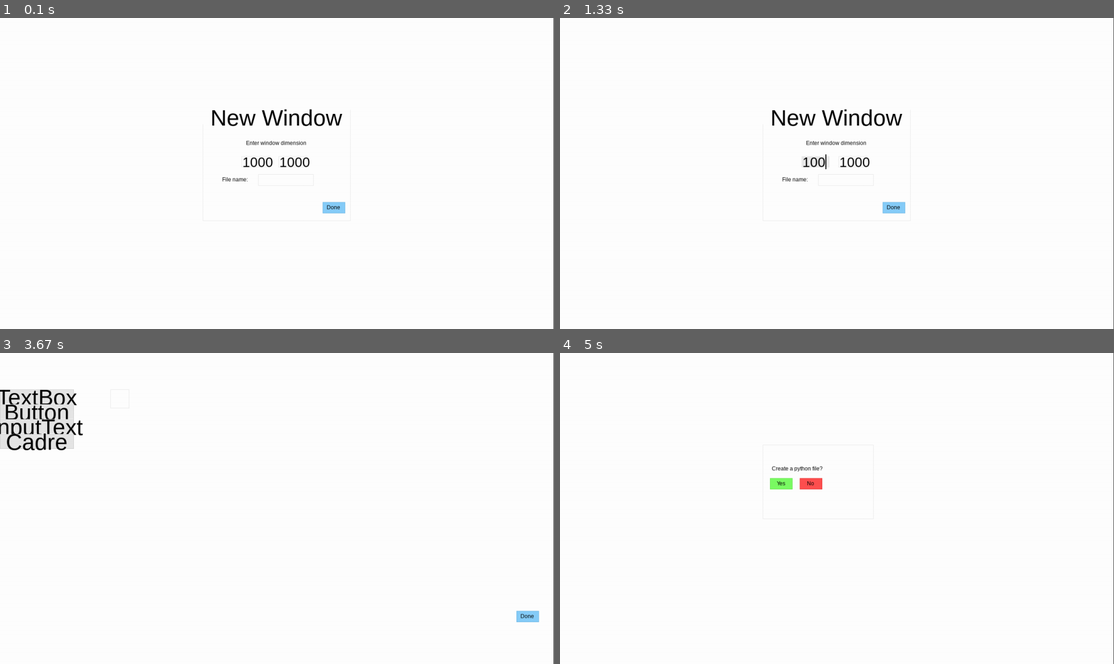
Above: before the commit, frames 1-4 (two rows, left to right).
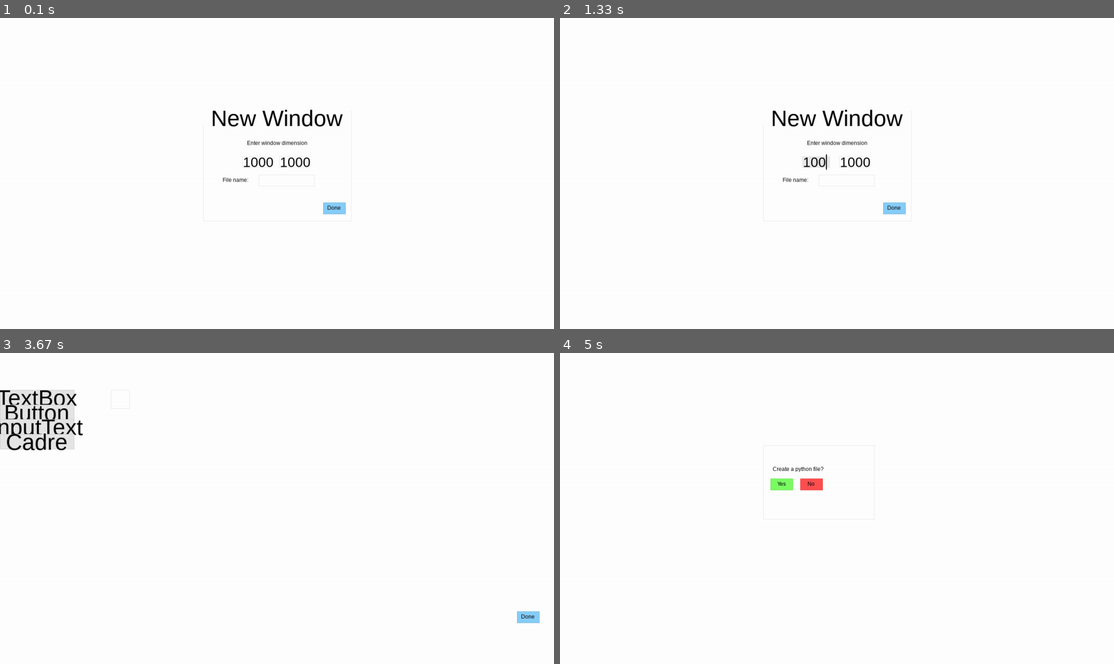
Above: after the commit, the same moments.

Repository: Plouc314/PygameGUI
Game: pygame game, started from main.py
Same seed, same stepped clock (60 frames per second), same inputs: the game is played once before the commit and once after it.
Inputs:
- Up to frame 1 (0.1 s): no input
- Up to frame 2 (1.33 s): click "1000" at 0.38 s; hold A 0.67-1.2 s; tap B at 1.23 s
- Up to frame 3 (3.67 s): hold Shift 1.57-1.97 s; hold A 1.57-1.97 s; click "1000" at 2.05 s; tap C at 2.33 s; tap E at 2.67 s; click "New Window" at 3.05 s; click "Done" at 3.38 s
- Up to frame 4 (5 s): click "Done" at 3.72 s
In our replay, the window is 899x506 before the commit and 900x506 after it. These sizes can differ from the game's own. Grey fills any space a smaller window leaves; there, only what the larger window draws over its background counts as a difference.

The runs differ from the first frame. In frame 1, 0.8% of the frame differs, in the area x 38-63%, y 29-64%; in frame 2, 0.8%; in frame 3, 0.4%; in frame 4, 0.2%.

Commit message:
Add rotation - custom screen font color

Diff:
--- a/interface.py
+++ b/interface.py
@@ -1,5 +1,5 @@
 '''
-Interface is an extension to the pygame module, it is written to create GUI while still using raw pygame beside.
+Interface is an extension of the pygame module, it is written to create GUI while still using raw pygame beside.
 The main features are: static object Interface, Form, TextBox, Button, InputText & Cadre
 '''
 
@@ -95,7 +95,7 @@
         '''Scaled dimension of the window'''
         return self.scale(self.WINDOW)
 
-    def scale(self, x, factor = None, floating_point=5):
+    def scale(self, x, factor = None, fp=None):
 
         if factor:
             f = factor
@@ -105,26 +105,26 @@
         if type(x) == list or type(x) == tuple:
             x = list(x)
             for i in range(len(x)):
-                x[i] = round(x[i]*f, floating_point)
-        else:
-            x = round(x*f, floating_point)
+                x[i] = round(x[i]*f, fp)
+        else:
+            x = round(x*f, fp)
         return x
 
-    def inv_scale(self, x, floating_point=5):
+    def inv_scale(self, x, fp=5):
         '''
         Inverse the scale of the number: scale -> unscale ( note: unscale -> ?!@#@ )
 
         Arguments:
-            - floating_point : floating point of the unscaled number (to keep precision)
+            - fp : floating point of the unscaled number (to keep precision)
 
         '''
         f = 1/self.f
         if type(x) == list or type(x) == tuple:
             x = list(x)
             for i in range(len(x)):
-                x[i] = round(x[i]*f, floating_point)
-        else:
-            x = round(x*f, floating_point)
+                x[i] = round(x[i]*f, fp)
+        else:
+            x = round(x*f, fp)
         return x
 
     def E(self, x, *, integer=True, fp=5):
@@ -186,11 +186,11 @@
     MARGE_TEXT = 5
     rs_marge_text = 5
     dim_object = None
-    def __init__(self, dim, pos, color=C.WHITE, *, rescale=True, scale_pos=True, scale_dim=True, surface=None, surf_font_color=None):
+    def __init__(self, dim, pos, color=C.WHITE, *, rescale=True, scale_pos=True, scale_dim=True, center=False, surface=None, surf_font_color=None):
 
         self.set_dim_attr(dim, scale=scale_dim, update_surf=False)
 
-        self.set_pos_attr(pos, scale=scale_pos)
+        self.set_pos(pos, scale=scale_pos, center=center)
 
         self.COLOR = color
 
@@ -218,9 +218,10 @@
             if not surface:
                 # by default: create a uni-colored surface
                 self.surf['type'] = 'default'
-                self.surf['original'] = None
-                self.surf['main'] = pygame.Surface(rl(self.dim))
+                self.surf['original'] = pygame.Surface(rl(self.dim), pygame.SRCALPHA)
+                self.surf['main'] = pygame.Surface(rl(self.dim), pygame.SRCALPHA)
                 self.surf['main'].fill(self.COLOR)
+                self.surf['original'].fill(self.COLOR)
             else:
                 # if custom surface: keep a original surf to rescale properly
                 self.surf['type'] = 'custom'
@@ -244,15 +245,47 @@
                 print(warning_msg + "surf_font argument must be a tuple (color)")
                 self.surf['font'] = None # reset font
 
+    def rotate(self, angle: int, *, rotate_font=True):
+        '''
+        Rotate the surface of a given angle (degree)
+
+        Args: rotate_font: if a font as been specified, if it has to be rotated
+        '''
+        if angle == 0:
+            return # potential more efficient
+
+        new_main = pygame.transform.scale(self.surf['original'], rl(self.dim))
+
+        # get none rotated center
+        x1, y1 = new_main.get_rect().center
+
+        # rotate surf
+        self.surf['main'] = pygame.transform.rotate(new_main, angle)
+
+        # get rotated center
+        x2, y2 = self.surf['main'].get_rect().center
+
+        # get deviation between the twos centers
+        dx = x2 - x1
+        dy = y2 - y1
+
+        # adjust position to patch deviation
+        self.set_pos([self.pos[0] - dx, self.pos[1] - dy])
+
+        if self.surf['font'] and rotate_font:
+            self.surf['font'] = pygame.transform.rotate(pygame.Surface(rl(self.dim), pygame.SRCALPHA), angle)
+            self.surf['font'].fill(self.surf['font color'])
+
     def set_dim_attr(self, dim, *, scale=False, update_original=True, update_surf=True):
+        dim = list(dim)
         if scale:
             self.dim = self.dim_object.scale(dim)
             if update_original:
-                self.ORI_DIM = list(dim)
+                self.unscaled_dim = list(dim)
         else:
             self.dim = list(dim)
             if update_original:
-                self.ORI_DIM = self.dim_object.inv_scale(dim)
+                self.unscaled_dim = self.dim_object.inv_scale(dim)
 
         if update_surf:
             self.rescale_surf()
@@ -261,11 +294,11 @@
         if scale:
             self.pos = self.dim_object.scale(pos)
             if update_original:
-                self.ORI_POS = list(pos)
+                self.unscaled_pos = list(pos)
         else:
             self.pos = list(pos)
             if update_original:
-                self.ORI_POS = self.dim_object.inv_scale(pos)
+                self.unscaled_pos = self.dim_object.inv_scale(pos)
 
     def set_color(self, color: tuple, *, marge=False):
         '''
@@ -355,6 +388,10 @@
         self.BOTTOMLEFT = rl(self.pos[0], self.pos[1]+self.dim[1])
         self.BOTTOMRIGHT = rl(self.pos[0]+self.dim[0],self.pos[1]+self.dim[1])
 
+    @property
+    def center(self):
+        return [round(self.TOPLEFT[0] + self.dim[0]/2), round(self.TOPLEFT[1] + self.dim[1]/2)]
+
     def rescale_surf(self):
         '''Rescale the surf attribute to the current dimension'''
 
@@ -376,14 +413,14 @@
             - center : if true, the form will be centered on the new pos, else the new pos is the top left of the obj
             - scale : if the position needs to be rescaled to the current window's dimension
         '''
+        pos = list(pos)
         if not center:
             self.set_pos_attr(pos, scale=scale)
             self.set_corners()
         else:
             if scale:
                 pos = self.dim_object.scale(pos)
-            else:
-                pos = list(pos)
+
             top_left = [int(pos[0]-self.dim[0]/2), int(pos[1]-self.dim[1]/2)]
             self.set_pos_attr(top_left)
             self.set_corners()
@@ -402,7 +439,7 @@
         self.set_corners()
 
 class Cadre(Form):
-    def __init__(self, dim, pos, color=C.WHITE, *, set_transparent=False, scale_dim=True, scale_pos=True):
+    def __init__(self, dim, pos, color=C.WHITE, *, set_transparent=False, rescale=True, scale_dim=True, scale_pos=True):
 
         super().__init__(dim, pos, color, scale_dim=scale_dim, scale_pos=scale_pos)
 
@@ -726,7 +763,7 @@
     resize_objects = [] # must have a on_resize(self, factor) method
 
     @classmethod
-    def setup(cls, dim: (int, int), win_title: str, FPS=30):
+    def setup(cls, dim: (int, int), win_title: str, *, FPS=30, font_color=C.WHITE):
         '''
         Arguments:
             dim: default window dimension, used to set other object's dimension
@@ -734,6 +771,7 @@
 
         # create dimension
         cls.dim = Dimension(dim, 1)
+        cls.font_color = font_color
 
         # create screen in full screen dimension: resize to specified dim
 
@@ -741,7 +779,7 @@
         fullscreen_dim = rl(cls.dim.scale((infoObject.current_w, infoObject.current_h), factor=.96))
 
         cls.screen = pygame.display.set_mode(fullscreen_dim, HWSURFACE|DOUBLEBUF|RESIZABLE)
-        cls.screen.fill(C.WHITE)
+        cls.screen.fill(cls.font_color)
         pygame.display.set_caption(win_title)
 
         cls.FPS = FPS
@@ -754,8 +792,8 @@
         Form.dim_object = cls.dim # set dimension to rescale pos, dim in Font.__init__
         Font.interface = cls # must be set this way as Interface is declared after Font
 
-        cls.x_padding = Form((0,0),(0,0),C.WHITE, rescale=False)
-        cls.y_padding = Form((0,0),(0,0),C.WHITE, rescale=False)
+        cls.x_padding = Form((0,0),(0,0),cls.font_color, rescale=False)
+        cls.y_padding = Form((0,0),(0,0),cls.font_color, rescale=False)
 
         # rescale window to correct dim
         cls.rescale(fullscreen_dim)
@@ -812,7 +850,7 @@
 
         # resize every objects
         for gui_obj in cls.gui_objects:
-            gui_obj.set_dim_pos(gui_obj.ORI_DIM, gui_obj.ORI_POS, scale_pos=True, scale_dim=True, update_original=False)
+            gui_obj.set_dim_pos(gui_obj.unscaled_dim, gui_obj.unscaled_pos, scale_pos=True, scale_dim=True, update_original=False)
 
             # rezise existing fonts
             if hasattr(gui_obj, 'font'):
@@ -824,6 +862,13 @@
 
     @classmethod
     def run(cls, fill=True):
+        '''
+        Execute once a frame
+        Update the screen, get the input for current frame, check for quit events...
+        Return:
+            - pressed : pygame object
+            - events : pygame object
+        '''
         cls.x_padding.display()
         cls.y_padding.display()
         cls.clock.tick(cls.FPS)
@@ -831,7 +876,7 @@
         pygame.display.update()
 
         if fill:
-            cls.screen.fill(C.WHITE)
+            cls.screen.fill(cls.font_color)
 
         pressed = pygame.key.get_pressed()
         events = pygame.event.get()
@@ -851,133 +896,19 @@
 
         return pressed, events
 
-
 def get_pressed_key(pressed):
-    if pressed[pygame.K_a] and pressed[pygame.K_LSHIFT]:
-        return 'A'
-    elif pressed[pygame.K_b] and pressed[pygame.K_LSHIFT]:
-        return 'B'
-    elif pressed[pygame.K_c] and pressed[pygame.K_LSHIFT]:
-        return 'C'
-    elif pressed[pygame.K_d] and pressed[pygame.K_LSHIFT]:
-        return 'D'
-    elif pressed[pygame.K_e] and pressed[pygame.K_LSHIFT]:
-        return 'E'
-    elif pressed[pygame.K_f] and pressed[pygame.K_LSHIFT]:
-        return 'F'
-    elif pressed[pygame.K_g] and pressed[pygame.K_LSHIFT]:
-        return 'G'
-    elif pressed[pygame.K_h] and pressed[pygame.K_LSHIFT]:
-        return 'H'
-    elif pressed[pygame.K_i] and pressed[pygame.K_LSHIFT]:
-        return 'I'
-    elif pressed[pygame.K_j] and pressed[pygame.K_LSHIFT]:
-        return 'J'
-    elif pressed[pygame.K_k] and pressed[pygame.K_LSHIFT]:
-        return 'K'
-    elif pressed[pygame.K_l] and pressed[pygame.K_LSHIFT]:
-        return 'L'
-    elif pressed[pygame.K_m] and pressed[pygame.K_LSHIFT]:
-        return 'M'
-    elif pressed[pygame.K_n] and pressed[pygame.K_LSHIFT]:
-        return 'N'
-    elif pressed[pygame.K_o] and pressed[pygame.K_LSHIFT]:
-        return 'O'
-    elif pressed[pygame.K_p] and pressed[pygame.K_LSHIFT]:
-        return 'P'
-    elif pressed[pygame.K_q] and pressed[pygame.K_LSHIFT]:
-        return 'Q'
-    elif pressed[pygame.K_r] and pressed[pygame.K_LSHIFT]:
-        return 'R'
-    elif pressed[pygame.K_s] and pressed[pygame.K_LSHIFT]:
-        return 'S'
-    elif pressed[pygame.K_t] and pressed[pygame.K_LSHIFT]:
-        return 'T'
-    elif pressed[pygame.K_u] and pressed[pygame.K_LSHIFT]:
-        return 'U'
-    elif pressed[pygame.K_v] and pressed[pygame.K_LSHIFT]:
-        return 'V'
-    elif pressed[pygame.K_w] and pressed[pygame.K_LSHIFT]:
-        return 'W'
-    elif pressed[pygame.K_x] and pressed[pygame.K_LSHIFT]:
-        return 'X'
-    elif pressed[pygame.K_y] and pressed[pygame.K_LSHIFT]:
-        return 'Y'
-    elif pressed[pygame.K_z] and pressed[pygame.K_LSHIFT]:
-        return 'Z'
-    elif pressed[pygame.K_a]:
-        return 'a'
-    elif pressed[pygame.K_b]:
-        return 'b'
-    elif pressed[pygame.K_c]:
-        return 'c'
-    elif pressed[pygame.K_d]:
-        return 'd'
-    elif pressed[pygame.K_e]:
-        return 'e'
-    elif pressed[pygame.K_f]:
-        return 'f'
-    elif pressed[pygame.K_g]:
-        return 'g'
-    elif pressed[pygame.K_h]:
-        return 'h'
-    elif pressed[pygame.K_i]:
-        return 'i'
-    elif pressed[pygame.K_j]:
-        return 'j'
-    elif pressed[pygame.K_k]:
-        return 'k'
-    elif pressed[pygame.K_l]:
-        return 'l'
-    elif pressed[pygame.K_m]:
-        return 'm'
-    elif pressed[pygame.K_n]:
-        return 'n'
-    elif pressed[pygame.K_o]:
-        return 'o'
-    elif pressed[pygame.K_p]:
-        return 'p'
-    elif pressed[pygame.K_q]:
-        return 'q'
-    elif pressed[pygame.K_r]:
-        return 'r'
-    elif pressed[pygame.K_s]:
-        return 's'
-    elif pressed[pygame.K_t]:
-        return 't'
-    elif pressed[pygame.K_u]:
-        return 'u'
-    elif pressed[pygame.K_v]:
-        return 'v'
-    elif pressed[pygame.K_w]:
-        return 'w'
-    elif pressed[pygame.K_x]:
-        return 'x'
-    elif pressed[pygame.K_y]:
-        return 'y'
-    elif pressed[pygame.K_z]:
-        return 'z'
-    elif pressed[pygame.K_1]:
-        return '1'
-    elif pressed[pygame.K_2]:
-        return '2'
-    elif pressed[pygame.K_3]:
-        return '3'
-    elif pressed[pygame.K_4]:
-        return '4'
-    elif pressed[pygame.K_5]:
-        return '5'
-    elif pressed[pygame.K_6]:
-        return '6'
-    elif pressed[pygame.K_7]:
-        return '7'
-    elif pressed[pygame.K_8]:
-        return '8'
-    elif pressed[pygame.K_9]:
-        return '9'
-    elif pressed[pygame.K_0]:
-        return '0'
-    elif pressed[pygame.K_SPACE]:
+    for i in range(97, 123):
+        if pressed[i]:
+            if pressed[pygame.K_LSHIFT]:
+                return chr(i).upper()
+            else:
+                return chr(i)
+
+    for i in range(48, 58):
+        if pressed[i]:
+            return chr(i)
+
+    if pressed[pygame.K_SPACE]:
         return ' '
     elif pressed[pygame.K_MINUS] and pressed[pygame.K_LSHIFT]:
         return '_'
